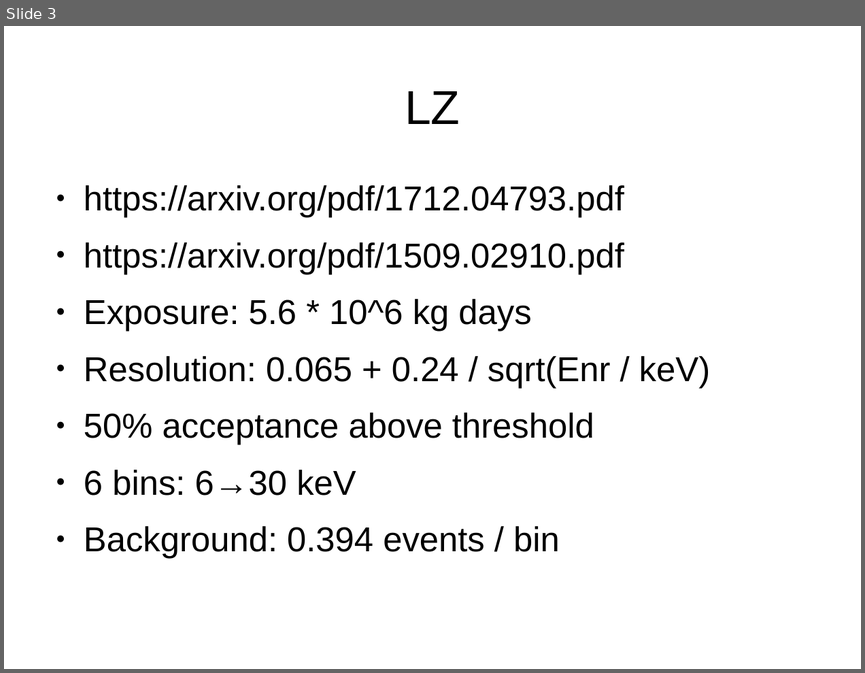
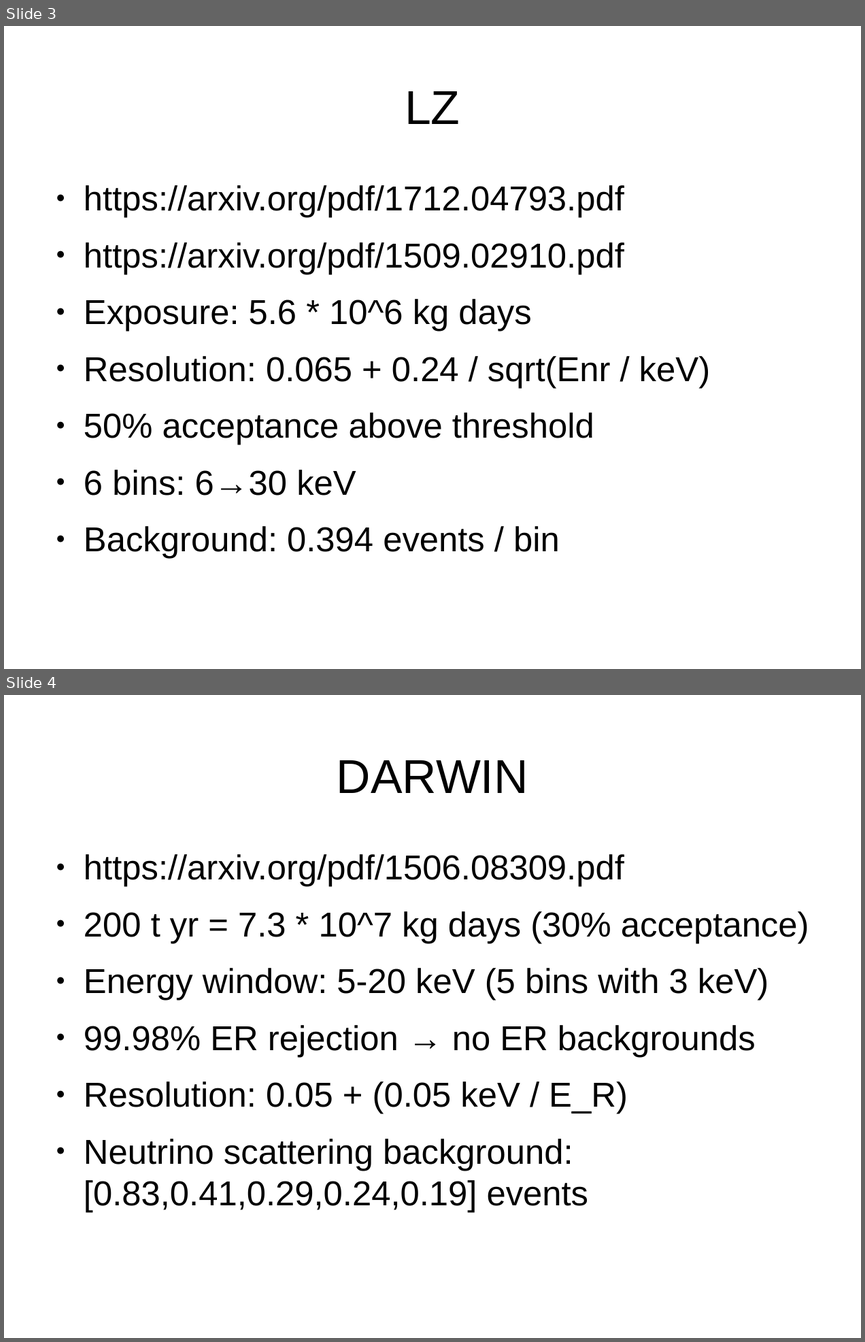
Before and after one commit to GambitBSM/DDCalc, a slide deck: FutureFacilities.odp. Shown one above the other, each under a label of ours: slide 3 before the commit, slides 3 and 4 after it. The pictures are 865x673 and 865x1342 pixels, drawn with LibreOffice and Linux fonts; fonts in the diff are those of the drawing. Boxes give left, top, right and bottom in pixels: in the first picture for what was removed or moved away, otherwise in the second. Text is boxed around its words. In the diff, an @@ line names an element or a change of style, - is before the commit and + after.

```diff
--- a/FutureFacilities.odp
+++ b/FutureFacilities.odp
@@ slide 4 added at <box>4,695,861,1338</box>, background #FFFFFF @@
@@ title added at <box>337,760,528,793</box>, 44 pt, text #000000 @@
+DARWIN
@@ text added at <box>84,854,809,1212</box>, 32 pt, text #000000 @@
+● https://arxiv.org/pdf/1506.08309.pdf
+● 200 t yr = 7.3 * 10^7 kg days (30% acceptance)
+● Energy window: 5-20 keV (5 bins with 3 keV)
+● 99.98% ER rejection → no ER backgrounds
+● Resolution: 0.05 + (0.05 keV / E_R)
+● Neutrino scattering background: [0.83,0.41,0.29,0.24,0.19] events
```
Also in this commit, not shown: 2 slides changed, 15 other files.
